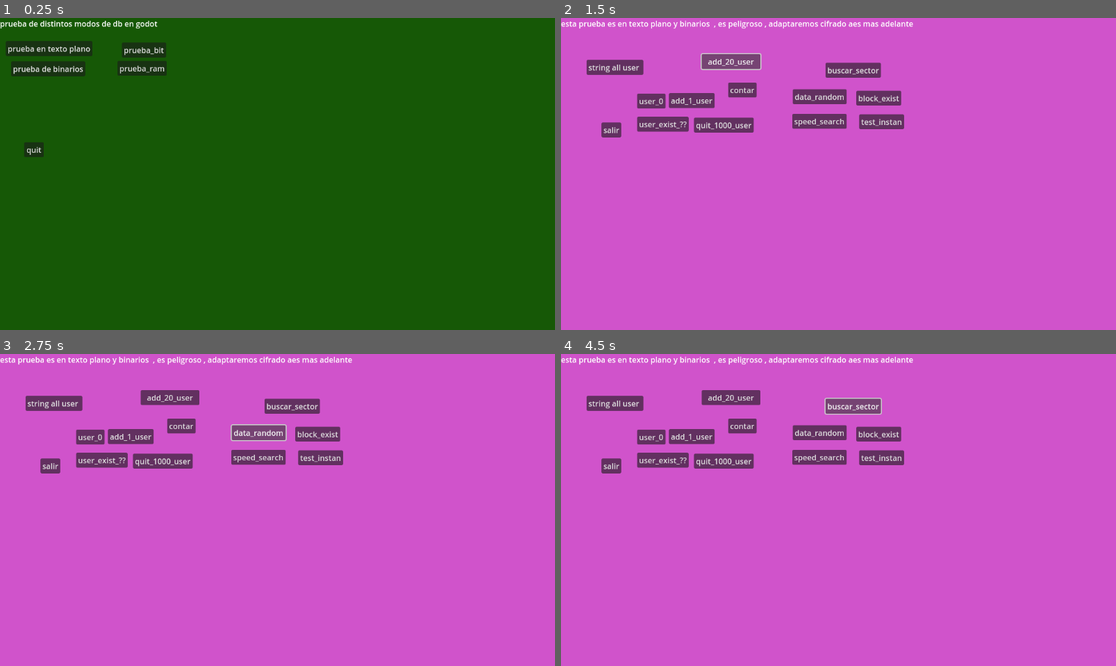
Above: before the commit, frames 1-4 (two rows, left to right).
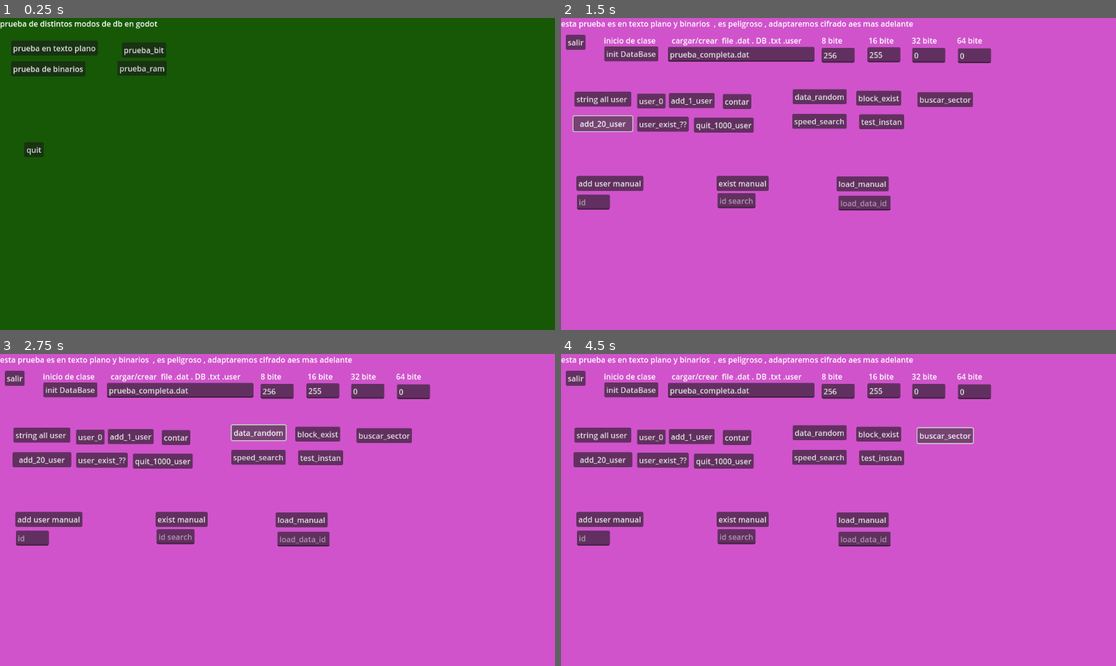
Above: after the commit, the same moments.

Repository: emagood/Dedicated-Server-Godot
Game: Godot game, scene res://escenas/menu/todo_main.tscn
Same seed, same stepped clock (60 frames per second), same inputs: the game is played once before the commit and once after it.
Inputs:
- Up to frame 1 (0.25 s): no input
- Up to frame 2 (1.5 s): click "prueba de binarios" at 0.5 s; click "add_20_user" at 1.25 s
- Up to frame 3 (2.75 s): click "data_random" at 2 s
- Up to frame 4 (4.5 s): click "string all user" at 2.75 s; click "contar" at 3.5 s; click "buscar_sector" at 4.25 s

The runs differ from the first frame. In frame 1, 0.3% of the frame differs, in the area x 1-18%, y 7-13%; in frame 2, 9.2%; in frame 3, 9.2%; in frame 4, 9.4%, in the area x 0-78%, y 5-62%.

Commit message:
add new menu

Diff:
--- a/escenas/menu/todo_main.tscn
+++ b/escenas/menu/todo_main.tscn
@@ -28,10 +28,10 @@
 
 [node name="texto_plano" type="Button" parent="."]
 layout_mode = 0
-offset_left = 12.0
-offset_top = 48.0
-offset_right = 192.0
-offset_bottom = 79.0
+offset_left = 23.0
+offset_top = 47.0
+offset_right = 203.0
+offset_bottom = 78.0
 text = "prueba en texto plano"
 
 [node name="binarios" type="Button" parent="."]
--- a/escenas/modo_bin/elserver.gd
+++ b/escenas/modo_bin/elserver.gd
@@ -11,7 +11,7 @@
 extends Control
 
 var user_identifiers = []
-var binary_block_handler
+var binary_block_handler = null
 
 
 var data_8bit
@@ -31,7 +31,7 @@
 
 
 
-	binary_block_handler = BinaryBlockHandler.new("prueba_completa.dat", 256, 255, 0, 0)  # Ajustar tamaño para data_16bit
+
 	pass
 # (Resto de tus funciones...)
 
@@ -226,6 +226,9 @@
 
 
 func _on__identificadores_pressed() -> void:
+	if binary_block_handler == null:
+		prints("error no se puede argar iniialisa primero")
+		return
 	var timer_local = Time.get_ticks_msec()
 	for i in range(10):
 		var user_id = generate_random_identifier()
@@ -262,6 +265,9 @@
 
 
 func _on_data_random_id_pressed() -> void:
+	if binary_block_handler == null:
+		prints("error no se puede argar iniialisa primero")
+		return
 	var total = 5
 	for user_id in user_identifiers:
 		total-= 1
@@ -298,7 +304,9 @@
 
 
 func _on_string_data_pressed() -> void:
-
+	if binary_block_handler == null:
+		prints("error no se puede argar iniialisa primero")
+		return
 
 
 
@@ -315,6 +323,9 @@
 
 
 func _on_delete_1k_pressed() -> void:
+	if binary_block_handler == null:
+		prints("error no se puede argar iniialisa primero")
+		return
 	# Eliminar datos de los usuarios
 	var total = 0
 	for user_id in user_identifiers:
@@ -341,6 +352,9 @@
 
 
 func _on_count_user_pressed() -> void:
+	if binary_block_handler == null:
+		prints("error no se puede argar iniialisa primero")
+		return
 	var timer_local = Time.get_ticks_msec()
 	var all_blocks = binary_block_handler.load_all_blocks()
 	if all_blocks.size() > 0:
@@ -376,7 +390,9 @@
 
 
 func _on_buscar_desde_pressed() -> void:
-
+	if binary_block_handler == null:
+		prints("error no se puede argar iniialisa primero")
+		return
 	var timer_local = Time.get_ticks_msec()
 	var start_block = 0
 	var max_blocks = 10
@@ -412,7 +428,9 @@
 
 
 func _on_user_1_pressed() -> void:
-
+	if binary_block_handler == null:
+		prints("error no se puede argar iniialisa primero")
+		return
 
 	for i in range(1):
 		var user_id = generate_random_identifier()
@@ -441,7 +459,9 @@
 
 func _on_speed_search_pressed() -> void:
 	var timer_local = Time.get_ticks_msec()
-
+	if binary_block_handler == null:
+		prints("error no se puede argar iniialisa primero")
+		return
 
 
 	for user_id in user_identifiers:
@@ -462,6 +482,9 @@
 
 
 func _on_block_exist_pressed() -> void:
+	if binary_block_handler == null:
+		prints("error no se puede argar iniialisa primero")
+		return
 	var timer_local = Time.get_ticks_msec()
 	var count = 0
 	for user_id in user_identifiers:
@@ -474,7 +497,9 @@
 
 
 func _on_prueba_add_use_exist_pressed() -> void:
-
+	if binary_block_handler == null:
+		prints("error no se puede argar iniialisa primero")
+		return
 	var user_id = string_to_packedbytearray("1234567890123")
 	print("Generado identificador:", user_id)
 	user_identifiers.append(user_id)
@@ -495,6 +520,9 @@
 
 
 func _on_user_0_pressed() -> void:
+	if binary_block_handler == null:
+		prints("error no se puede argar iniialisa primero")
+		return
 	var user_id = string_to_packedbytearray("emanuel") ## /// da (0) / 0
 	print("Generado identificador:", user_id)
 	user_identifiers.append(user_id)
@@ -523,6 +551,9 @@
 
 
 func _on_test_id_speed_pressed() -> void:
+	if binary_block_handler == null:
+		prints("error no se puede argar iniialisa primero")
+		return
 	var timer_local = Time.get_ticks_msec()
 	var count = 0
 	var user
@@ -543,3 +574,71 @@
 	pass # Replace with function body.load_index_blocks
 
 	pass # Replace with function body.
+
+
+func _on_aad_user_manueal_pressed() -> void:
+	if binary_block_handler == null:
+		prints("error no se puede argar iniialisa primero")
+		return
+	if $"aad_user manueal/add_id".text == "":
+		prints("error ingrese un string valido ")
+		return
+	var user_id =  string_to_packedbytearray($"aad_user manueal/add_id".text)  #generate_random_identifier()
+	var temp_user
+	var data_8bit = generate_random_8bit_data(256)
+	var data_16bit = generate_random_16bit_data(255)
+	#var data_64bit = generate_random_64bit_data(4)
+	#prints(data_8bit , " datos de 8 bit ema prueba total")
+	print("Guardando datos para el identificador:", user_id)
+	if not binary_block_handler.save_data_block(user_id, data_8bit, data_16bit, [], []):
+		print("Error al guardar los datos del usuario con identificador:", user_id)
+	else:
+		print("Datos guardados correctamente para el identificador:", user_id)
+
+
+
+
+func _on_exist_manual_pressed() -> void:
+	if binary_block_handler == null:
+		prints("error no se puede argar iniialisa primero")
+		return
+	if $exist_manual/id_search.text == "":
+		prints("error ingrese un string valido ")
+		return
+	var user_id = string_to_packedbytearray($exist_manual/id_search.text)
+	var loaded_block = binary_block_handler.block_exists(user_id)
+	if loaded_block:
+		print("El usuario existe :", user_id)
+		#print("Datos de 8 bits:", loaded_block.data_8bit)
+		#print("Datos de 16 bits:", loaded_block.data_16bit)
+		#print("Datos de 64 bits:", loaded_block)
+	else:
+		print("No se encontraron datos para el identificador:", user_id)
+
+
+
+func _on_load_manual_pressed() -> void:
+	if binary_block_handler == null:
+		prints("error no se puede argar iniialisa primero")
+		return
+	if $load_manual/load_data_id.text == "":
+		prints("error ingrese un string valido ")
+		return
+	var user_id = string_to_packedbytearray($load_manual/load_data_id.text)
+	var loaded_block = binary_block_handler.load_data_block(user_id)
+	if loaded_block:
+		print("El usuario data existe :", user_id)
+		print("Datos de 8 bits:", loaded_block.data_8bit)
+		print("Datos de 16 bits:", loaded_block.data_16bit)
+		#print("Datos de 64 bits:", loaded_block)
+	else:
+		print("No se encontraron datos para el identificador:", user_id)
+
+
+func _on_init_database_pressed() -> void:
+	if binary_block_handler != null:
+		prints("clase ya iniciada configuracion: archivo ",binary_block_handler.filename," size 8: ",binary_block_handler.size_8bit," size 16: ",binary_block_handler.size_16bit," size 32: ",binary_block_handler.size_32bit ," size 64: ",binary_block_handler.size_64bit)
+		return
+	binary_block_handler = BinaryBlockHandler.new($init_database/file.text,int($init_database/n8bit.text), int($init_database/n16bit.text), int($init_database/n32bit.text), int($init_database/n64bit.text))
+	 # Ajustar tamaño para data_16bit
+	pass # Replace with function body.
--- a/escenas/modo_bin/elserver.tscn
+++ b/escenas/modo_bin/elserver.tscn
@@ -22,10 +22,10 @@
 
 [node name="20_add_user" type="Button" parent="."]
 layout_mode = 0
-offset_left = 292.0
-offset_top = 75.0
-offset_right = 414.0
-offset_bottom = 106.0
+offset_left = 26.0
+offset_top = 204.0
+offset_right = 148.0
+offset_bottom = 235.0
 text = "add_20_user"
 
 [node name="delete_1k" type="Button" parent="."]
@@ -46,18 +46,18 @@
 
 [node name="string_data" type="Button" parent="."]
 layout_mode = 0
-offset_left = 53.0
-offset_top = 87.0
-offset_right = 61.0
-offset_bottom = 95.0
+offset_left = 28.0
+offset_top = 153.0
+offset_right = 146.0
+offset_bottom = 184.0
 text = "string all user "
 
 [node name="count_user" type="Button" parent="."]
 layout_mode = 0
-offset_left = 347.0
-offset_top = 134.0
-offset_right = 406.0
-offset_bottom = 165.0
+offset_left = 336.0
+offset_top = 158.0
+offset_right = 395.0
+offset_bottom = 189.0
 text = "contar"
 
 [node name="Label" type="Label" parent="."]
@@ -68,10 +68,10 @@
 
 [node name="buscar_desde" type="Button" parent="."]
 layout_mode = 0
-offset_left = 549.0
-offset_top = 93.0
-offset_right = 557.0
-offset_bottom = 101.0
+offset_left = 740.0
+offset_top = 154.0
+offset_right = 855.0
+offset_bottom = 185.0
 text = "buscar_sector"
 
 [node name="add_user_1" type="Button" parent="."]
@@ -84,10 +84,10 @@
 
 [node name="salir" type="Button" parent="."]
 layout_mode = 0
-offset_left = 84.0
-offset_top = 217.0
-offset_right = 125.0
-offset_bottom = 248.0
+offset_left = 10.0
+offset_top = 35.0
+offset_right = 51.0
+offset_bottom = 66.0
 text = "salir"
 
 [node name="speed_search" type="Button" parent="."]
@@ -129,6 +129,115 @@
 offset_right = 712.0
 offset_bottom = 231.0
 text = "test_instan"
+
+[node name="aad_user manueal" type="Button" parent="."]
+layout_mode = 0
+offset_left = 32.0
+offset_top = 328.0
+offset_right = 171.0
+offset_bottom = 359.0
+text = "add user manual"
+
+[node name="add_id" type="LineEdit" parent="aad_user manueal"]
+layout_mode = 0
+offset_left = 1.0
+offset_top = 39.0
+offset_right = 69.5625
+offset_bottom = 70.0
+placeholder_text = "id"
+
+[node name="exist_manual" type="Button" parent="."]
+layout_mode = 0
+offset_left = 323.0
+offset_top = 328.0
+offset_right = 431.0
+offset_bottom = 359.0
+text = "exist manual"
+
+[node name="id_search" type="LineEdit" parent="exist_manual"]
+layout_mode = 0
+offset_left = 2.0
+offset_top = 36.0
+offset_right = 81.0
+offset_bottom = 67.0
+placeholder_text = "id search"
+
+[node name="load_manual" type="Button" parent="."]
+layout_mode = 0
+offset_left = 572.0
+offset_top = 329.0
+offset_right = 680.0
+offset_bottom = 360.0
+text = "load_manual"
+
+[node name="load_data_id" type="LineEdit" parent="load_manual"]
+layout_mode = 0
+offset_left = 4.0
+offset_top = 40.0
+offset_right = 112.0
+offset_bottom = 71.0
+placeholder_text = "load_data_id"
+
+[node name="init_database" type="Button" parent="."]
+layout_mode = 0
+offset_left = 90.0
+offset_top = 59.0
+offset_right = 202.0
+offset_bottom = 90.0
+text = "init DataBase"
+
+[node name="file" type="LineEdit" parent="init_database"]
+layout_mode = 0
+offset_left = 132.0
+offset_top = 1.0
+offset_right = 436.0
+offset_bottom = 32.0
+text = "prueba_completa.dat"
+placeholder_text = "name_file"
+
+[node name="n8bit" type="LineEdit" parent="init_database"]
+layout_mode = 0
+offset_left = 451.0
+offset_top = 3.0
+offset_right = 519.563
+offset_bottom = 34.0
+text = "256"
+placeholder_text = "data 8"
+
+[node name="n16bit" type="LineEdit" parent="init_database"]
+layout_mode = 0
+offset_left = 546.0
+offset_top = 2.0
+offset_right = 614.563
+offset_bottom = 33.0
+text = "255"
+placeholder_text = "data 16"
+
+[node name="n32bit" type="LineEdit" parent="init_database"]
+layout_mode = 0
+offset_left = 639.0
+offset_top = 3.0
+offset_right = 707.563
+offset_bottom = 34.0
+text = "0"
+placeholder_text = "data 32"
+
+[node name="n64bit" type="LineEdit" parent="init_database"]
+layout_mode = 0
+offset_left = 734.0
+offset_top = 4.0
+offset_right = 802.563
+offset_bottom = 35.0
+text = "0"
+placeholder_text = "data 64"
+
+[node name="info_init" type="Label" parent="init_database"]
+layout_mode = 0
+offset_left = -1.0
+offset_top = -24.0
+offset_right = 39.0
+offset_bottom = -1.0
+text = "inicio de clase        cargar/crear  file .dat . DB .txt .user          8 bite             16 bite         32 bite          64 bite   "
 
 [connection signal="pressed" from="20_add_user" to="." method="_on__identificadores_pressed"]
 [connection signal="pressed" from="delete_1k" to="." method="_on_delete_1k_pressed"]
@@ -143,3 +252,7 @@
 [connection signal="pressed" from="prueba add_use_exist" to="." method="_on_prueba_add_use_exist_pressed"]
 [connection signal="pressed" from="user_0" to="." method="_on_user_0_pressed"]
 [connection signal="pressed" from="test_id_speed" to="." method="_on_test_id_speed_pressed"]
+[connection signal="pressed" from="aad_user manueal" to="." method="_on_aad_user_manueal_pressed"]
+[connection signal="pressed" from="exist_manual" to="." method="_on_exist_manual_pressed"]
+[connection signal="pressed" from="load_manual" to="." method="_on_load_manual_pressed"]
+[connection signal="pressed" from="init_database" to="." method="_on_init_database_pressed"]
Binary file changed: prueba_completa.dat
